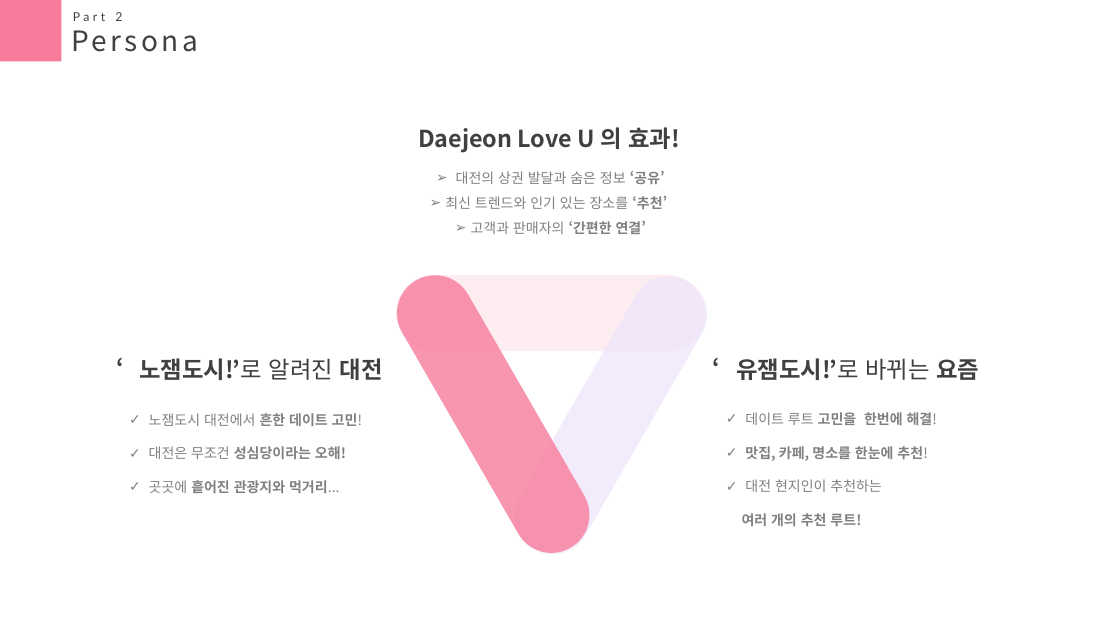
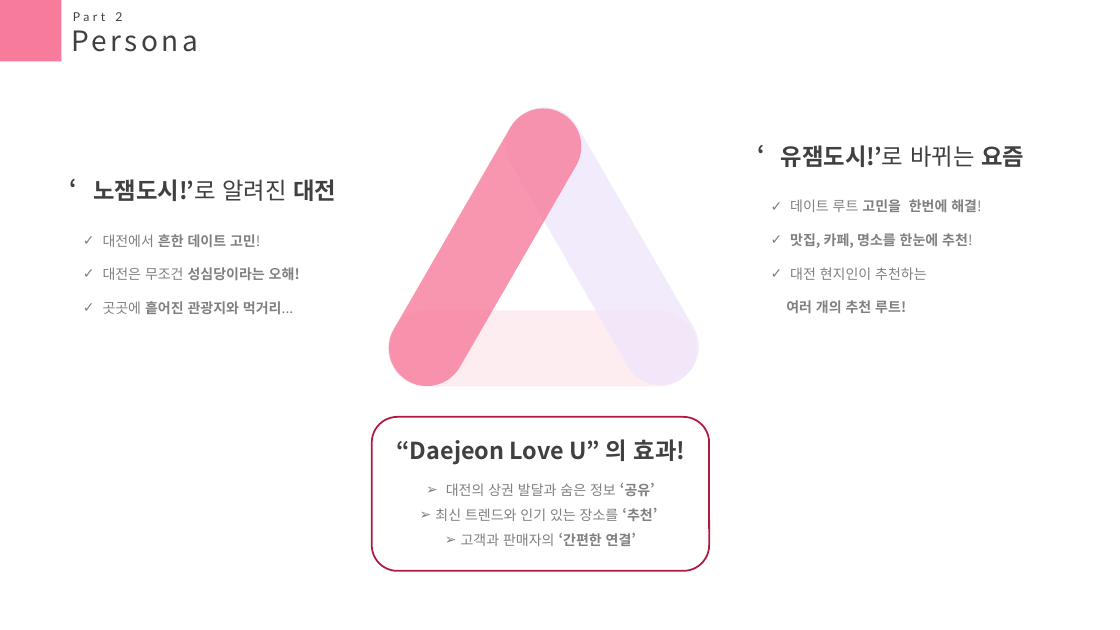
Before and after one commit to seasukmin/DateTeam, a slide deck: slide 5 of 박근모 - 메인/ppt.pptx (slide 7 before the commit). Drawn at 1120x630 pixels with LibreOffice and Linux fonts; fonts in the diff are those of the drawing. Boxes give left, top, right and bottom in pixels: in the first picture for what was removed or moved away, otherwise in the second. Text is boxed around its words. In the diff, an @@ line names an element or a change of style, - is before the commit and + after.

```diff
--- a/박근모 - 메인/ppt.pptx
+++ b/박근모 - 메인/ppt.pptx
@@ rounded rectangle at (375, 94, 596, 400): mirrored; rotation 60 to 300 degrees @@
@@ rounded rectangle at (493, 94, 714, 400): mirrored; rotation 300 to 60 degrees @@
@@ text "‘유잼도시!’로 바뀌는 요즘": place and size @@
-text "‘유잼도시!’로 바뀌는 요즘" at (736, 358, 979, 380)
+text "‘유잼도시!’로 바뀌는 요즘" at (781, 145, 1024, 167)
@@ text "‘노잼도시!’로 알려진 대전": place and size @@
-text "‘노잼도시!’로 알려진 대전" at (139, 358, 383, 380)
+text "‘노잼도시!’로 알려진 대전" at (93, 179, 336, 201)
@@ text "데이트 루트 고민을 한번에 해결!": place and size @@
-text "데이트 루트 고민을 한번에 해결!" at (742, 412, 937, 526)
+text "데이트 루트 고민을 한번에 해결!" at (786, 199, 981, 313)
@@ text "대전에서 흔한 데이트 고민!": place and size @@
-text "대전에서 흔한 데이트 고민!" at (149, 413, 362, 493)
+text "대전에서 흔한 데이트 고민!" at (103, 234, 300, 314)
@@ text at (103, 234, 260, 247): text changed; bold on @@
-✓ 노잼도시 대전에서 흔한 데이트 고민!
+✓ 대전에서 흔한 데이트 고민!
@@ rounded rectangle: place and size @@
-rounded rectangle at (396, 275, 705, 351)
+rounded rectangle at (388, 310, 697, 386)
@@ rounded rectangle at (388, 310, 697, 386): mirrored @@
@@ rounded rectangle added at (372, 417, 710, 571), outline #B21A42 1.5 pt @@
@@ text at (397, 439, 686, 465): text changed @@
-Daejeon Love U 의 효과!
+“Daejeon Love U” 의 효과!
@@ text "대전의 상권 발달과 숨은 정보 ...": place and size @@
-text "대전의 상권 발달과 숨은 정보 ..." at (445, 171, 667, 234)
+text "대전의 상권 발달과 숨은 정보 ..." at (435, 483, 657, 546)
```
Also in this commit, not shown: 7 other slides changed, 4 slides removed, 5 other files.
